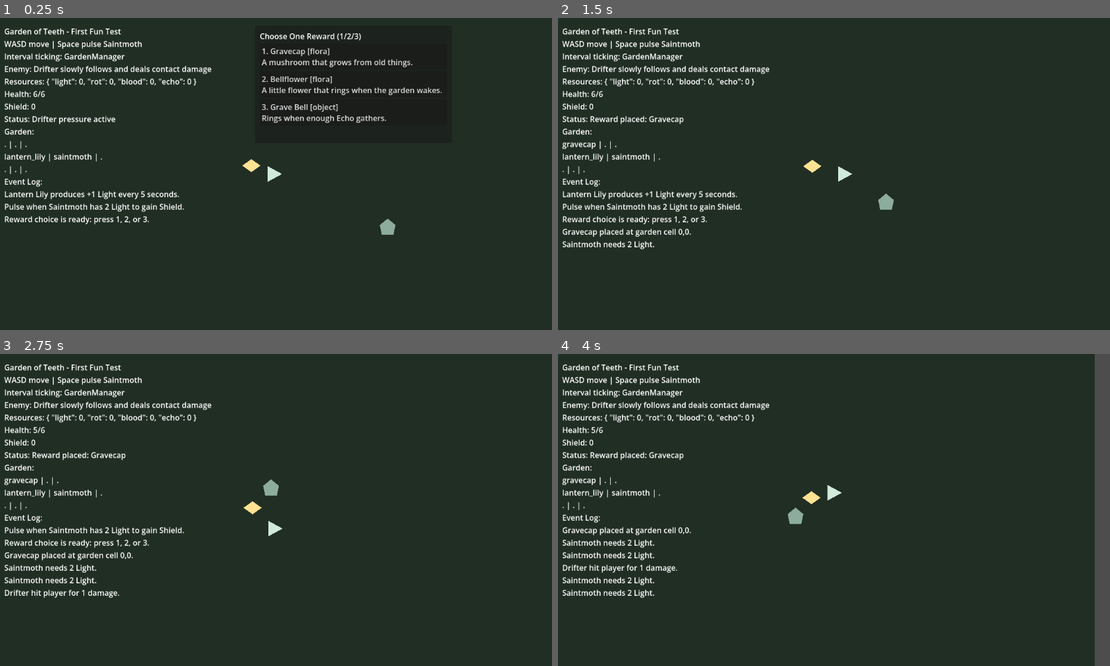
Above: before the commit, frames 1-4 (two rows, left to right).
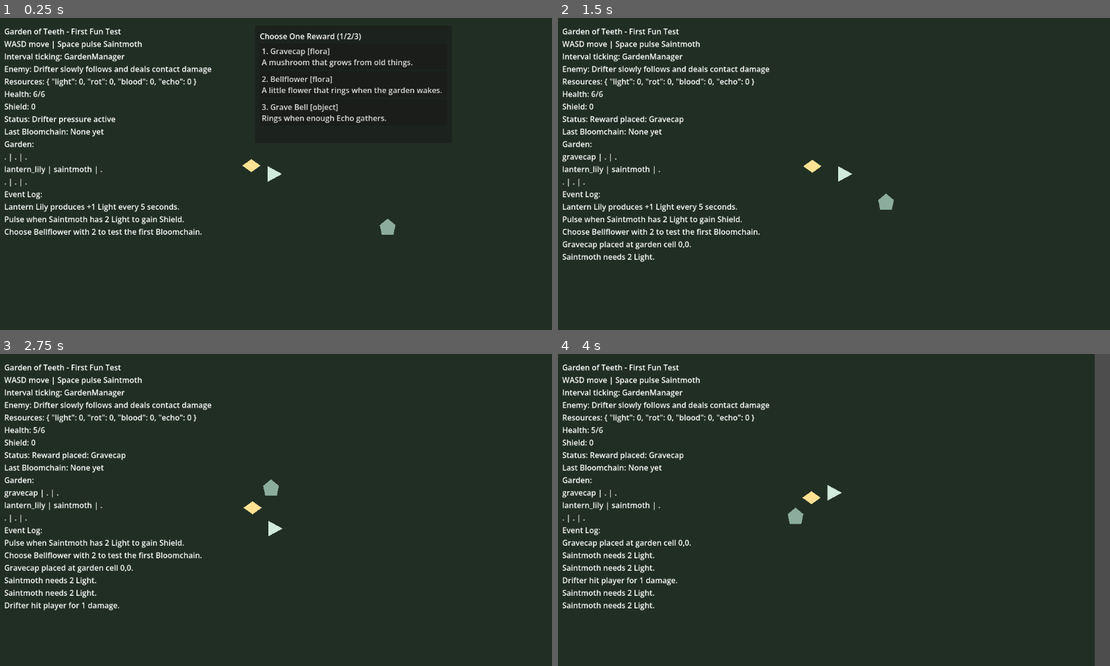
Above: after the commit, the same moments.

Repository: ImperfectRain/Garden-Godot
Game: Godot game, scene res://game/scenes/debug/first_fun_test.tscn
Same seed, same stepped clock (60 frames per second), same inputs: the game is played once before the commit and once after it.
Inputs:
- Up to frame 1 (0.25 s): no input
- Up to frame 2 (1.5 s): click "1. Gravecap [flora] A mushroo…" at 0.5 s; tap Enter at 1.25 s; hold D (move_right) from 1.28 s (still down); hold Space (pulse) from 1.28 s (still down)
- Up to frame 3 (2.75 s): release D (move_right) at 2.03 s; release Space (pulse) at 2.03 s; hold S (move_down) from 2.03 s (still down); tap Space (pulse) at 2.1 s
- Up to frame 4 (4 s): release S (move_down) at 2.78 s; hold D (move_right) 2.78-3.53 s; hold Space (pulse) 2.78-3.53 s; tap 1 at 2.85 s; hold W (move_up) from 3.53 s (still down); tap 2 at 3.6 s; tap Space (pulse) at 3.8 s

The runs differ from the first frame. In frame 1, 2.2% of the frame differs, in the area x 0-37%, y 35-70%; in frame 2, 2.8%, in the area x 0-37%, y 35-79%; in frame 3, 2.7%; in frame 4, 2.0%.

Commit message:
mvp: add first causal bloomchain

Diff:
--- a/game/data/garden_pieces/mvp_garden_pieces.json
+++ b/game/data/garden_pieces/mvp_garden_pieces.json
@@ -15,7 +15,7 @@
       "effects": [],
       "likes": ["saintmoth", "mirror_shard", "bone_trellis"],
       "dislikes": [],
-      "synergies": ["Feeds Saintmoth", "Can wake Bellflower when counted as blooming", "Can be copied by Mirror Shard"],
+      "synergies": ["Feeds Saintmoth", "Can start the first Bellflower Bloomchain through Saintmoth", "Can be copied by Mirror Shard"],
       "visual_asset": "",
       "sound_asset": ""
     },
@@ -61,15 +61,15 @@
       "category": "flora",
       "tags": ["plant", "echo", "bloom"],
       "simple_description": "A little flower that rings when the garden wakes.",
-      "detail_description": "When adjacent Flora blooms, produces 1 Echo.",
-      "produces": [{"resource": "echo", "amount": 1, "event": "adjacent_flora_bloom"}],
-      "consumes": [],
-      "stores": [],
-      "triggers": [{"id": "adjacent_bloom_echo", "event": "adjacent_flora_bloom", "action": "produce_resource", "resource": "echo", "amount": 1}],
+      "detail_description": "When the garden wakes from a successful companion Pulse, produces 1 Echo.",
+      "produces": [{"resource": "echo", "amount": 1, "event": "garden_woke"}],
+      "consumes": [],
+      "stores": [],
+      "triggers": [{"id": "garden_woke_echo", "event": "garden_woke", "action": "produce_resource", "resource": "echo", "amount": 1}],
       "effects": [],
       "likes": ["lantern_lily", "grave_bell", "bone_trellis"],
       "dislikes": [],
-      "synergies": ["Feeds Grave Bell", "Makes simple Flora clusters into chains"],
+      "synergies": ["Feeds Grave Bell", "Completes the first Lantern Lily to Saintmoth to Bellflower Bloomchain"],
       "visual_asset": "",
       "sound_asset": ""
     },
@@ -83,7 +83,7 @@
       "produces": [],
       "consumes": [{"resource": "light", "amount": 2}],
       "stores": [],
-      "triggers": [{"id": "pulse_shield", "event": "on_pulse", "action": "grant_player_shield", "resource": "light", "cost": 2, "amount": 20}],
+      "triggers": [{"id": "pulse_shield", "event": "on_pulse", "action": "grant_player_shield", "resource": "light", "cost": 2, "amount": 20, "follow_up_events": ["garden_woke"]}],
       "effects": [{"action": "grant_player_shield", "amount": 20}],
       "likes": ["lantern_lily", "light", "flora"],
       "dislikes": [],
--- a/game/scripts/core/first_fun_test.gd
+++ b/game/scripts/core/first_fun_test.gd
@@ -12,6 +12,7 @@
 var _last_health := 0
 var _last_shield := 0
 var _reward_has_been_claimed := false
+var _last_bloomchain := "None yet"
 
 
 func _ready() -> void:
@@ -27,12 +28,13 @@
 	GardenResources.resource_failed.connect(_on_resource_failed)
 	GardenManager.piece_placed.connect(_on_piece_placed)
 	GardenManager.piece_triggered.connect(_on_piece_triggered)
+	Bloomchains.chain_finished.connect(_on_bloomchain_finished)
 	reward_choice_panel.reward_selected.connect(_on_reward_selected)
 	_last_health = player.health
 	_last_shield = player.shield
 	_add_event("Lantern Lily produces +1 Light every 5 seconds.")
 	_add_event("Pulse when Saintmoth has 2 Light to gain Shield.")
-	_add_event("Reward choice is ready: press 1, 2, or 3.")
+	_add_event("Choose Bellflower with 2 to test the first Bloomchain.")
 	reward_choice_panel.show()
 	_refresh_debug("", 0, 0)
 
@@ -45,6 +47,8 @@
 	JournalManager.discover_piece(piece_id)
 	if piece_id == "lantern_lily":
 		_add_event("Lantern Lily produced +1 Light.")
+	elif piece_id == "bellflower":
+		_add_event("Bellflower heard the garden wake and produced +1 Echo.")
 	_refresh_debug("", 0, 0)
 
 
@@ -108,6 +112,15 @@
 	_refresh_debug("", 0, 0)
 
 
+func _on_bloomchain_finished(length: int, piece_ids: Array[String]) -> void:
+	if length < 3:
+		return
+	_last_bloomchain = " -> ".join(PackedStringArray(_get_piece_names(piece_ids)))
+	_add_event("Bloomchain x%s: %s" % [length, _last_bloomchain])
+	debug_message = "Bloomchain recorded"
+	_refresh_debug("", 0, 0)
+
+
 func _refresh_debug(_resource_id: String, _amount: int, _delta: int) -> void:
 	var lines: Array[String] = [
 		"Garden of Teeth - First Fun Test",
@@ -118,6 +131,7 @@
 		"Health: %s/%s" % [player.health, player.max_health],
 		"Shield: %s" % player.shield,
 		"Status: %s" % debug_message,
+		"Last Bloomchain: %s" % _last_bloomchain,
 		"Garden:"
 	]
 	lines.append_array(GardenManager.as_debug_rows())
@@ -135,3 +149,10 @@
 func _get_piece_name(piece_id: String) -> String:
 	var piece := ContentDatabase.get_garden_piece(piece_id)
 	return piece.get("name", piece_id)
+
+
+func _get_piece_names(piece_ids: Array[String]) -> Array[String]:
+	var names: Array[String] = []
+	for piece_id in piece_ids:
+		names.append(_get_piece_name(piece_id))
+	return names
--- a/game/scripts/garden/bloomchain_manager.gd
+++ b/game/scripts/garden/bloomchain_manager.gd
@@ -7,9 +7,11 @@
 const CHAIN_TIMEOUT_SECONDS := 1.25
 const SOFT_CHAIN_CAP := 8
 
-var active_chain: Array[Dictionary] = []
+var active_chain: Array = []
 var largest_chain_this_run := 0
 var _chain_elapsed := 0.0
+var _causal_chains: Dictionary = {}
+var _recorded_chain_ids: Dictionary = {}
 
 
 func _process(delta: float) -> void:
@@ -22,11 +24,43 @@
 
 func reset_run() -> void:
 	active_chain.clear()
+	_causal_chains.clear()
+	_recorded_chain_ids.clear()
 	largest_chain_this_run = 0
 	_chain_elapsed = 0.0
 
 
-func record_trigger(cell: Vector2i, piece_id: String, trigger: Dictionary) -> void:
+func record_trigger(cell: Vector2i, piece_id: String, trigger: Dictionary, context: Dictionary = {}) -> void:
+	var chain_id := str(context.get("chain_id", ""))
+	if not chain_id.is_empty():
+		_record_causal_trigger(chain_id, cell, piece_id, trigger)
+		return
+	_record_temporal_trigger(cell, piece_id, trigger)
+
+
+func finish_chain() -> void:
+	if active_chain.is_empty():
+		return
+	var ids := _get_piece_ids(active_chain)
+	var length := active_chain.size()
+	var chain_id := str(active_chain[0].get("chain_id", ""))
+	var was_recorded := not chain_id.is_empty() and _recorded_chain_ids.has(chain_id)
+	largest_chain_this_run = max(largest_chain_this_run, length)
+	if length >= 3 and not was_recorded:
+		JournalManager.record_bloomchain(ids)
+		if not chain_id.is_empty():
+			_recorded_chain_ids[chain_id] = true
+	if not was_recorded:
+		chain_finished.emit(length, ids)
+	active_chain.clear()
+	_chain_elapsed = 0.0
+
+
+func get_active_chain_ids() -> Array[String]:
+	return _get_piece_ids(active_chain)
+
+
+func _record_temporal_trigger(cell: Vector2i, piece_id: String, trigger: Dictionary) -> void:
 	var action := str(trigger.get("action", ""))
 	if active_chain.is_empty():
 		active_chain.append(_make_step(cell, piece_id, action))
@@ -46,24 +80,39 @@
 		finish_chain()
 
 
-func finish_chain() -> void:
-	if active_chain.is_empty():
-		return
-	var ids: Array[String] = []
-	for step in active_chain:
-		ids.append(str(step.get("piece_id", "")))
-	var length := active_chain.size()
-	largest_chain_this_run = max(largest_chain_this_run, length)
-	if length >= 3:
-		JournalManager.record_bloomchain(ids)
-	chain_finished.emit(length, ids)
-	active_chain.clear()
+func _record_causal_trigger(chain_id: String, cell: Vector2i, piece_id: String, trigger: Dictionary) -> void:
+	var action := str(trigger.get("action", ""))
+	var chain: Array = _causal_chains.get(chain_id, [])
+	if _has_piece_triggered_in_chain(chain, piece_id):
+		active_chain = chain.duplicate(true)
+		finish_chain()
+		chain = []
+		_recorded_chain_ids.erase(chain_id)
+	chain.append(_make_step(cell, piece_id, action, chain_id))
+	if chain.size() > SOFT_CHAIN_CAP:
+		chain = chain.slice(0, SOFT_CHAIN_CAP)
+	_causal_chains[chain_id] = chain
+	active_chain = chain.duplicate(true)
 	_chain_elapsed = 0.0
+	if chain.size() == 1:
+		chain_started.emit(cell, piece_id)
+	chain_step_added.emit(cell, piece_id, action, chain.size())
+	_record_completed_causal_chain_if_needed(chain_id, chain)
 
 
-func get_active_chain_ids() -> Array[String]:
+func _record_completed_causal_chain_if_needed(chain_id: String, chain: Array) -> void:
+	if chain.size() < 3 or _recorded_chain_ids.has(chain_id):
+		return
+	var ids := _get_piece_ids(chain)
+	largest_chain_this_run = max(largest_chain_this_run, chain.size())
+	JournalManager.record_bloomchain(ids)
+	_recorded_chain_ids[chain_id] = true
+	chain_finished.emit(chain.size(), ids)
+
+
+func _get_piece_ids(chain: Array) -> Array[String]:
 	var ids: Array[String] = []
-	for step in active_chain:
+	for step in chain:
 		ids.append(str(step.get("piece_id", "")))
 	return ids
 
@@ -75,10 +124,18 @@
 	return false
 
 
-func _make_step(cell: Vector2i, piece_id: String, action: String) -> Dictionary:
+func _has_piece_triggered_in_chain(chain: Array, piece_id: String) -> bool:
+	for step in chain:
+		if step.get("piece_id", "") == piece_id:
+			return true
+	return false
+
+
+func _make_step(cell: Vector2i, piece_id: String, action: String, chain_id := "") -> Dictionary:
 	return {
 		"cell": cell,
 		"piece_id": piece_id,
 		"action": action,
+		"chain_id": chain_id,
 		"time_msec": Time.get_ticks_msec()
 	}
--- a/game/scripts/garden/garden_manager.gd
+++ b/game/scripts/garden/garden_manager.gd
@@ -13,6 +13,8 @@
 var selected_cell := HEART_CELL
 var last_trigger: Dictionary = {}
 var _interval_timers: Dictionary = {}
+var _resource_sources: Dictionary = {}
+var _next_chain_index := 1
 
 
 func _ready() -> void:
@@ -22,6 +24,8 @@
 func reset_grid() -> void:
 	cells.clear()
 	_interval_timers.clear()
+	_resource_sources.clear()
+	_next_chain_index = 1
 	for y in range(GRID_SIZE.y):
 		for x in range(GRID_SIZE.x):
 			cells[Vector2i(x, y)] = ""
@@ -74,14 +78,7 @@
 
 
 func trigger_piece(cell: Vector2i, event_name: String) -> bool:
-	var piece_id := str(cells.get(cell, ""))
-	if piece_id.is_empty():
-		return false
-	var piece := ContentDatabase.get_garden_piece(piece_id)
-	for trigger in piece.get("triggers", []):
-		if trigger.get("event", "") == event_name:
-			return _apply_trigger(cell, piece_id, trigger)
-	return false
+	return _trigger_piece_with_context(cell, event_name, {})
 
 
 func pulse_selected() -> bool:
@@ -104,13 +101,29 @@
 			var next_time := float(_interval_timers.get(timer_key, 0.0)) + delta
 			if next_time >= cooldown:
 				next_time -= cooldown
-				_apply_trigger(cell, piece_id, trigger)
+				_apply_trigger(cell, piece_id, trigger, {})
 			_interval_timers[timer_key] = next_time
 
 
 func produce_from_intervals() -> void:
 	for cell in cells.keys():
 		trigger_piece(cell, "on_interval")
+
+
+func _trigger_piece_with_context(cell: Vector2i, event_name: String, context: Dictionary) -> bool:
+	var piece_id := str(cells.get(cell, ""))
+	if piece_id.is_empty():
+		return false
+	var piece := ContentDatabase.get_garden_piece(piece_id)
+	for trigger in piece.get("triggers", []):
+		if trigger.get("event", "") == event_name:
+			return _apply_trigger(cell, piece_id, trigger, context)
+	return false
+
+
+func _trigger_event_for_all_pieces(event_name: String, context: Dictionary) -> void:
+	for cell in cells.keys():
+		_trigger_piece_with_context(cell, event_name, context)
 
 
 func get_piece_at(cell: Vector2i) -> Dictionary:
@@ -157,14 +170,15 @@
 	return rows
 
 
-func _apply_trigger(cell: Vector2i, piece_id: String, trigger: Dictionary) -> bool:
+func _apply_trigger(cell: Vector2i, piece_id: String, trigger: Dictionary, context: Dictionary = {}) -> bool:
 	var action := str(trigger.get("action", ""))
+	var trigger_context := _build_trigger_context(piece_id, trigger, context)
 	var succeeded := false
 	match action:
 		"produce_resource":
-			succeeded = _apply_produce_resource(trigger)
+			succeeded = _apply_produce_resource(trigger, trigger_context)
 		"grant_player_shield":
-			succeeded = _apply_grant_player_shield_cost(trigger)
+			succeeded = _apply_grant_player_shield_cost(trigger, trigger_context)
 		_:
 			succeeded = false
 	if not succeeded:
@@ -175,26 +189,51 @@
 		"trigger": trigger.duplicate(true)
 	}
 	piece_triggered.emit(cell, piece_id, trigger)
-	Bloomchains.record_trigger(cell, piece_id, trigger)
+	Bloomchains.record_trigger(cell, piece_id, trigger, trigger_context)
+	_dispatch_follow_up_events(trigger, trigger_context)
 	return true
 
 
-func _apply_produce_resource(trigger: Dictionary) -> bool:
+func _apply_produce_resource(trigger: Dictionary, context: Dictionary) -> bool:
 	var resource_id := str(trigger.get("resource", ""))
 	var amount := int(trigger.get("amount", 1))
 	if resource_id.is_empty() or amount <= 0:
 		return false
 	GardenResources.add(resource_id, amount)
+	_resource_sources[resource_id] = context.duplicate(true)
 	return true
 
 
-func _apply_grant_player_shield_cost(trigger: Dictionary) -> bool:
+func _apply_grant_player_shield_cost(trigger: Dictionary, context: Dictionary) -> bool:
 	var resource_id := str(trigger.get("resource", ""))
 	var cost := int(trigger.get("cost", 0))
 	if resource_id.is_empty() or cost <= 0:
 		return false
 	# Shield is applied by CompanionController after this successful trigger emits.
 	return GardenResources.spend(resource_id, cost)
+
+
+func _build_trigger_context(piece_id: String, trigger: Dictionary, context: Dictionary) -> Dictionary:
+	var trigger_context := context.duplicate(true)
+	var resource_id := str(trigger.get("resource", ""))
+	if trigger.get("action", "") == "grant_player_shield" and trigger_context.get("chain_id", "") == "" and _resource_sources.has(resource_id):
+		trigger_context = _resource_sources[resource_id].duplicate(true)
+	if str(trigger_context.get("chain_id", "")).is_empty():
+		trigger_context["chain_id"] = _make_chain_id(piece_id, trigger)
+	trigger_context["source_piece_id"] = piece_id
+	trigger_context["source_trigger_id"] = trigger.get("id", trigger.get("action", ""))
+	return trigger_context
+
+
+func _dispatch_follow_up_events(trigger: Dictionary, context: Dictionary) -> void:
+	for event_name in trigger.get("follow_up_events", []):
+		_trigger_event_for_all_pieces(str(event_name), context)
+
+
+func _make_chain_id(piece_id: String, trigger: Dictionary) -> String:
+	var chain_id := "%s:%s:%s" % [piece_id, trigger.get("id", trigger.get("action", "")), _next_chain_index]
+	_next_chain_index += 1
+	return chain_id
 
 
 func _get_interval_timer_key(cell: Vector2i, trigger: Dictionary) -> String:
Not shown, changed: docs/COMMIT_LOG.md
Not shown, changed: docs/CONTENT_SCHEMA.md
Not shown, changed: docs/TECHNICAL_DESIGN.md
